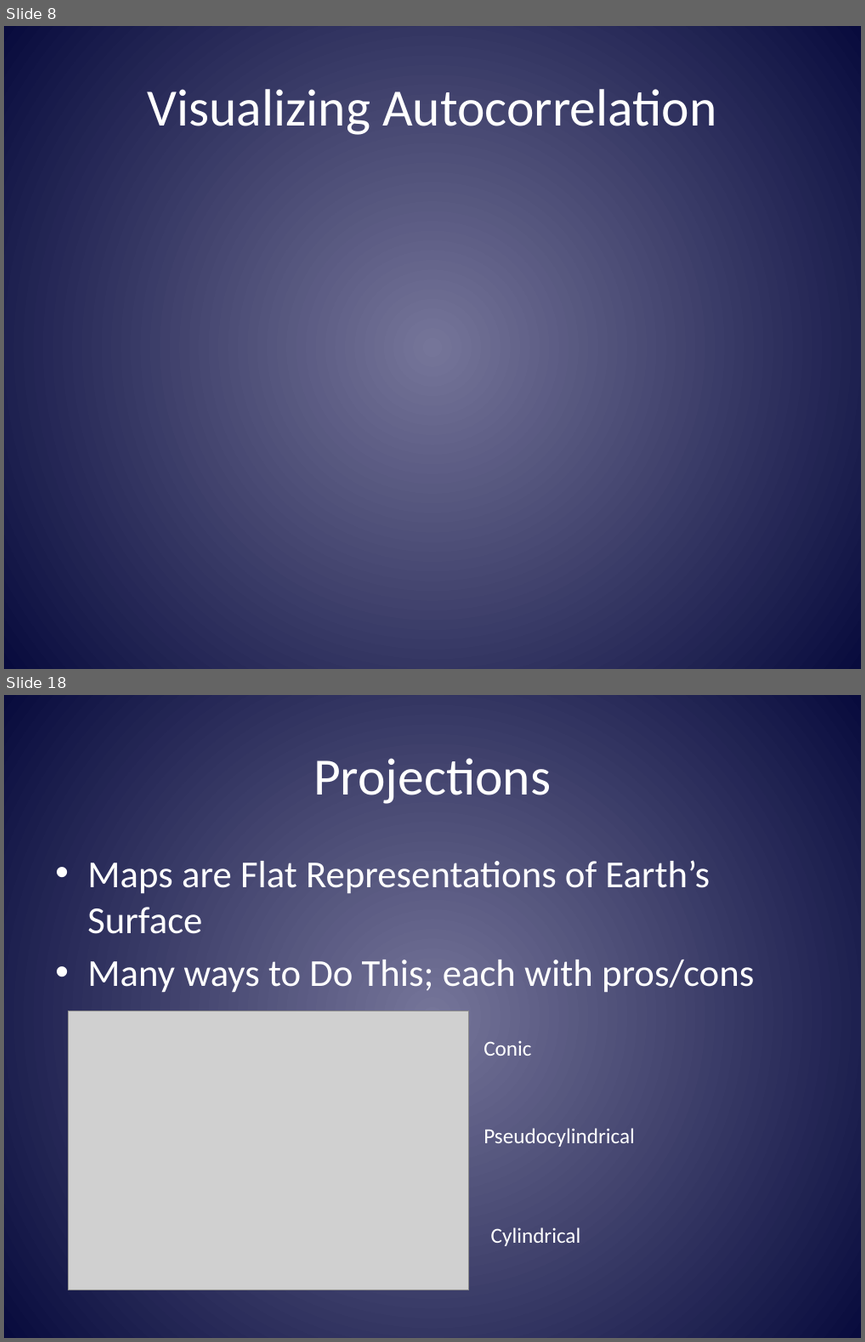
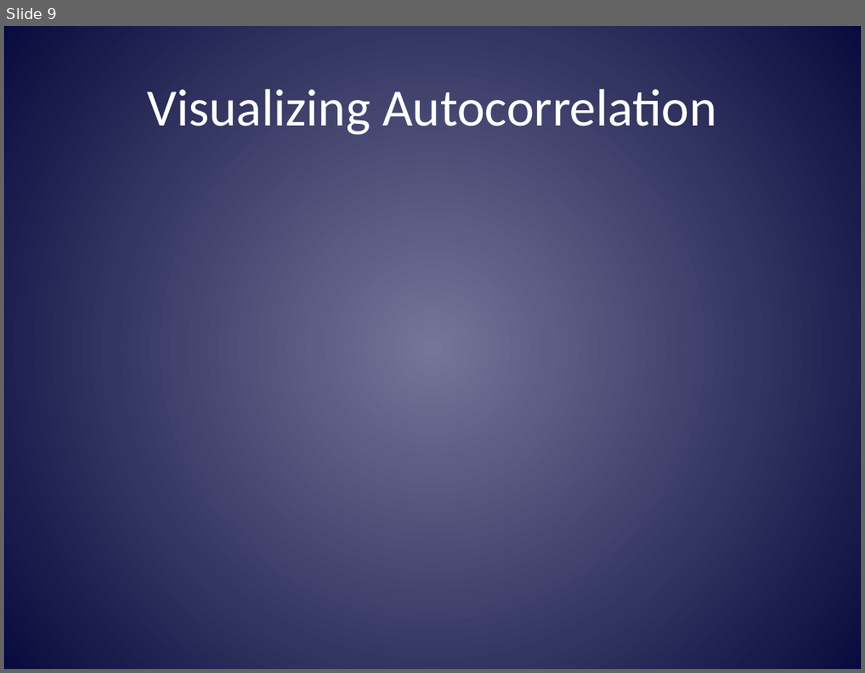
Before and after one commit to mltConsEcol/TU_LandscapeAnalysis_Documents, a slide deck: Lectures/LandscapeAnalysis_Week2.pptx. Shown one above the other, each under a label of ours: slides 8 and 18 before the commit, slide 9 after it; the slides between them are not shown. The pictures are 865x1342 and 865x673 pixels, drawn with LibreOffice and Linux fonts; fonts in the diff are those of the drawing; grey boxes stand for pictures. Boxes give left, top, right and bottom in pixels: in the first picture for what was removed or moved away, otherwise in the second. Text is boxed around its words. In the diff, an @@ line names an element or a change of style, - is before the commit and + after.

```diff
--- a/Lectures/LandscapeAnalysis_Week2.pptx
+++ b/Lectures/LandscapeAnalysis_Week2.pptx
@@ slide 18 removed at box(4, 695, 861, 1338), background gradient #74769A to #080C3E @@
@@ title removed at box(313, 758, 551, 804) @@
-Projections
@@ text removed at box(87, 860, 754, 993) @@
-• Maps are Flat Representations of Earth’s Surface
-• Many ways to Do This; each with pros/cons
@@ picture removed at box(69, 1011, 469, 1290) @@
@@ text removed at box(483, 1041, 531, 1055) @@
-Conic
@@ text removed at box(483, 1128, 635, 1146) @@
-Pseudocylindrical
@@ text removed at box(491, 1227, 581, 1246) @@
-Cylindrical
@@ what was slide 8 is now slide 9 @@
```
Also in this commit, not shown: 3 slides changed, 2 slides added, 14 other slides removed.
